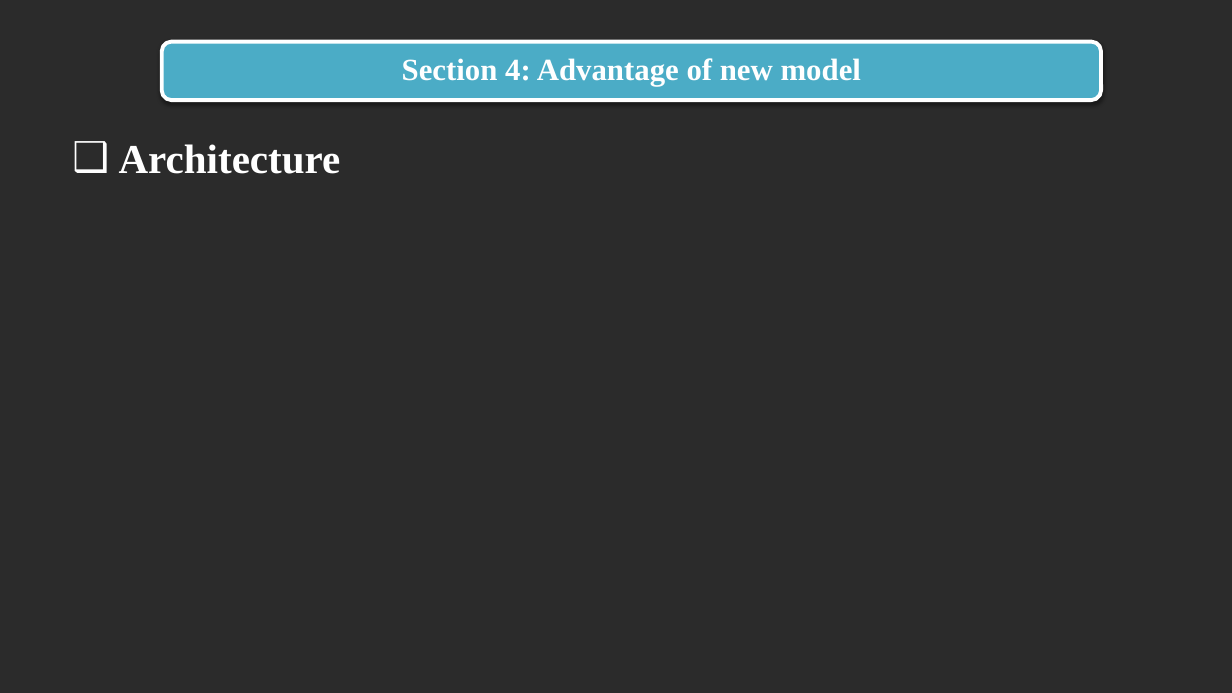
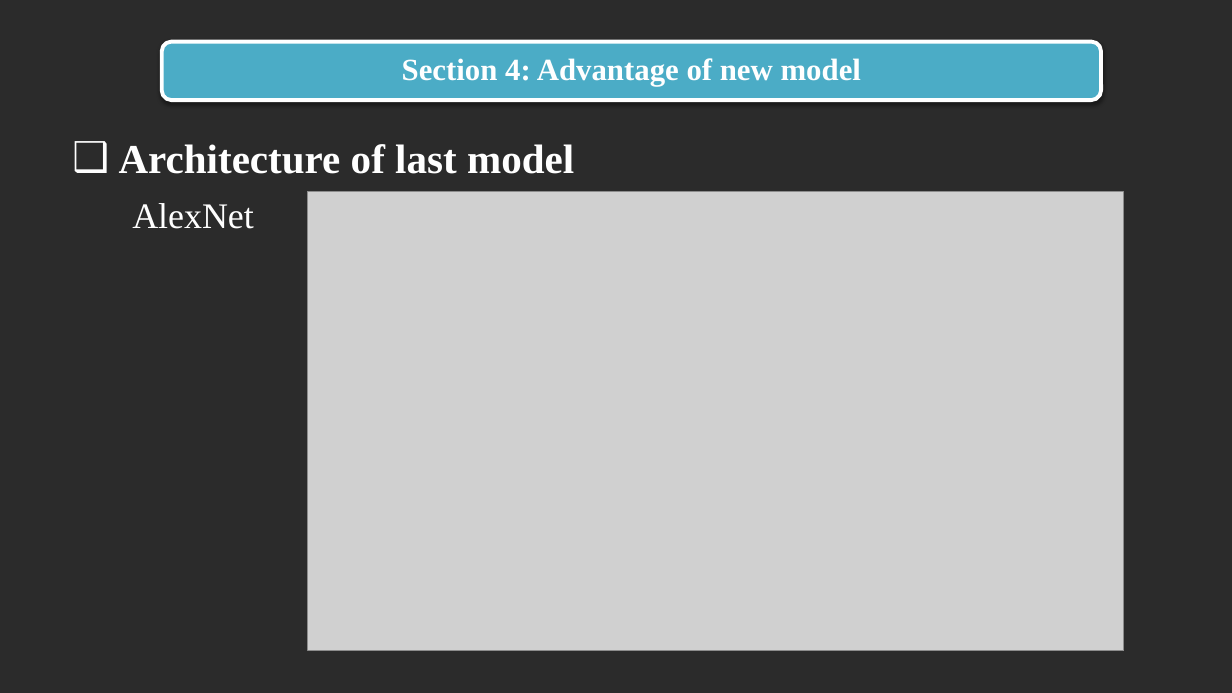
Before and after one commit to trandinhlam/document, a slide deck: slide 22 of AI_NangCao/slide/slide.pptx. Drawn at 1232x693 pixels with LibreOffice and Linux fonts; fonts in the diff are those of the drawing; grey boxes stand for pictures; background and template pictures are left out; a plain dark background stands for a picture behind light text. Boxes give left, top, right and bottom in pixels: in the first picture for what was removed or moved away, otherwise in the second. Text is boxed around its words. In the diff, an @@ line names an element or a change of style, - is before the commit and + after.

```diff
--- a/AI_NangCao/slide/slide.pptx
+++ b/AI_NangCao/slide/slide.pptx
@@ text at [119, 144, 574, 174]: text changed @@
-❑ Architecture
+❑ Architecture of last model
@@ text added at [132, 203, 254, 229], 28 pt, text #FFFFFF @@
+AlexNet
@@ picture added at [308, 192, 1124, 652] @@
```
Also in this commit, not shown: 3 other slides changed, 1 slide added.
